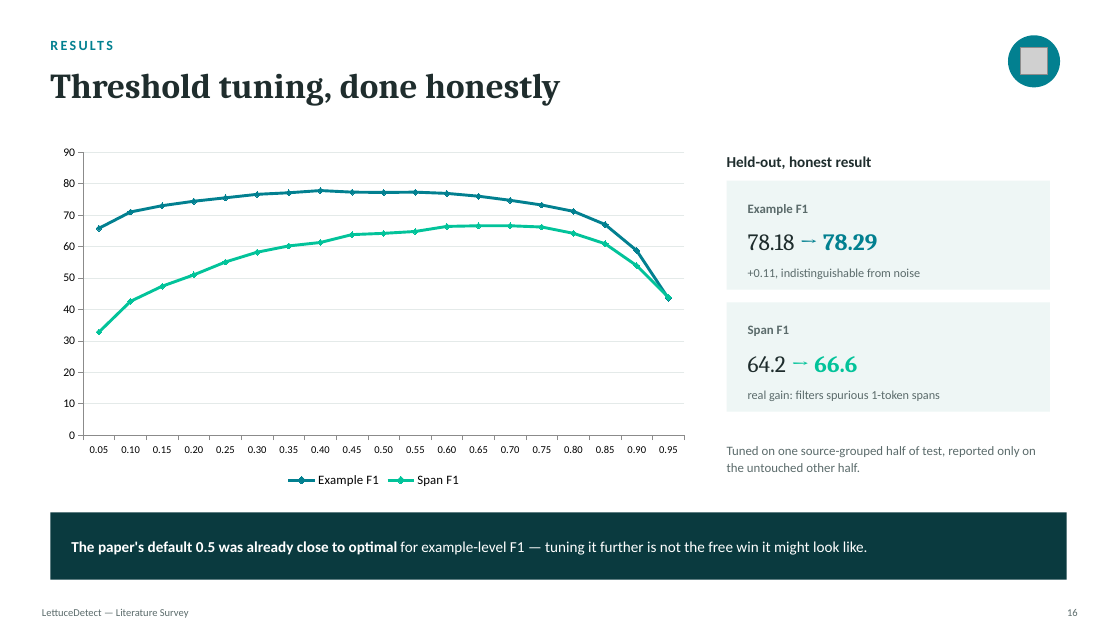
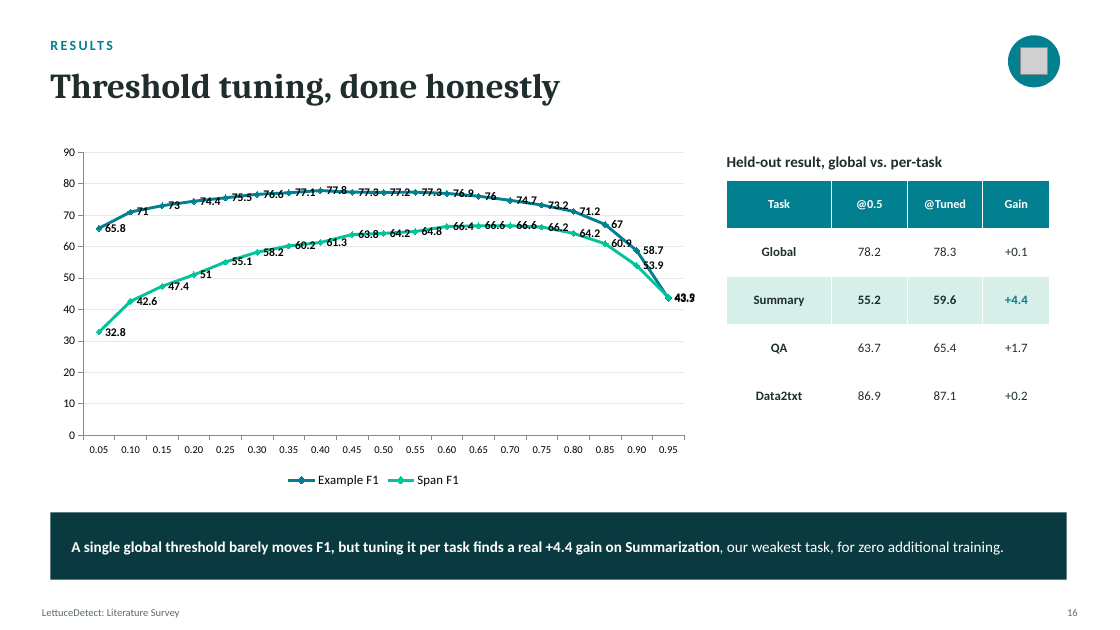
Before and after one commit to AfzalRaja001/lettucedetect-reimpl, a slide deck: slide 16 of docs/LettuceDetect_Presentation_.pptx. Drawn at 1120x630 pixels with LibreOffice and Linux fonts; fonts in the diff are those of the drawing; grey boxes stand for pictures. Boxes give left, top, right and bottom in pixels: in the first picture for what was removed or moved away, otherwise in the second. Text is boxed around its words. In the diff, an @@ line names an element or a change of style, - is before the commit and + after.

```diff
--- a/docs/LettuceDetect_Presentation_.pptx
+++ b/docs/LettuceDetect_Presentation_.pptx
@@ line chart at (x1=50, y1=139, x2=697, y2=492) @@
-Example F1: 66, 71, 73, 74, 76, 77, 77, 78, 77, 77, 77, 77, 76, 75, 73, 71, 67, 59, 44
+Example F1: 65.8, 71, 73, 74.4, 75.5, 76.6, 77.1, 77.8, 77.3, 77.2, 77.3, 76.9, 76, 74.7, 73.2, 71.2, 67, 58.7, 43.5
@@ data labels of Example F1 added @@
-Span F1: 33, 43, 47, 51, 55, 58, 60, 61, 64, 64, 65, 66, 67, 67, 66, 64, 61, 54, 44
+Span F1: 32.8, 42.6, 47.4, 51, 55.1, 58.2, 60.2, 61.3, 63.8, 64.2, 64.8, 66.4, 66.6, 66.6, 66.2, 64.2, 60.9, 53.9, 43.9
@@ data labels of Span F1 added @@
@@ text at (x1=727, y1=156, x2=942, y2=170): text changed @@
-Held-out, honest result
+Held-out result, global vs. per-task
@@ rectangle removed at (x1=727, y1=181, x2=1050, y2=290) @@
@@ table added at (x1=727, y1=181, x2=1050, y2=420), 5 rows, 4 columns @@
+Task | @0.5 | @Tuned | Gain
+Global | 78.2 | 78.3 | +0.1
+Summary | 55.2 | 59.6 | +4.4
+QA | 63.7 | 65.4 | +1.7
+Data2txt | 86.9 | 87.1 | +0.2
@@ text removed at (x1=748, y1=204, x2=808, y2=215) @@
-Example F1
@@ text removed at (x1=748, y1=234, x2=877, y2=250) @@
-78.18 → 78.29
@@ text removed at (x1=748, y1=268, x2=920, y2=279) @@
-+0.11, indistinguishable from noise
@@ rectangle removed at (x1=727, y1=302, x2=1050, y2=412) @@
@@ text removed at (x1=748, y1=325, x2=789, y2=336) @@
-Span F1
@@ text removed at (x1=748, y1=356, x2=857, y2=372) @@
-64.2 → 66.6
@@ text removed at (x1=748, y1=390, x2=940, y2=401) @@
-real gain: filters spurious 1-token spans
@@ text removed at (x1=727, y1=446, x2=1035, y2=472) @@
-Tuned on one source-grouped half of test, reported only on the untouched other half.
@@ text at (x1=71, y1=541, x2=1004, y2=555): text changed; bold on @@
-The paper's default 0.5 was already close to optimal for example-level F1 — tuning it further is not the free win it might look like.
+A single global threshold barely moves F1, but tuning it per task finds a real +4.4 gain on Summarization, our weakest task, for zero additional training.
@@ text at (x1=42, y1=609, x2=180, y2=618): text changed @@
-LettuceDetect — Literature Survey
+LettuceDetect: Literature Survey
```
Also in this commit, not shown: 20 other slides changed, 2 other files.
